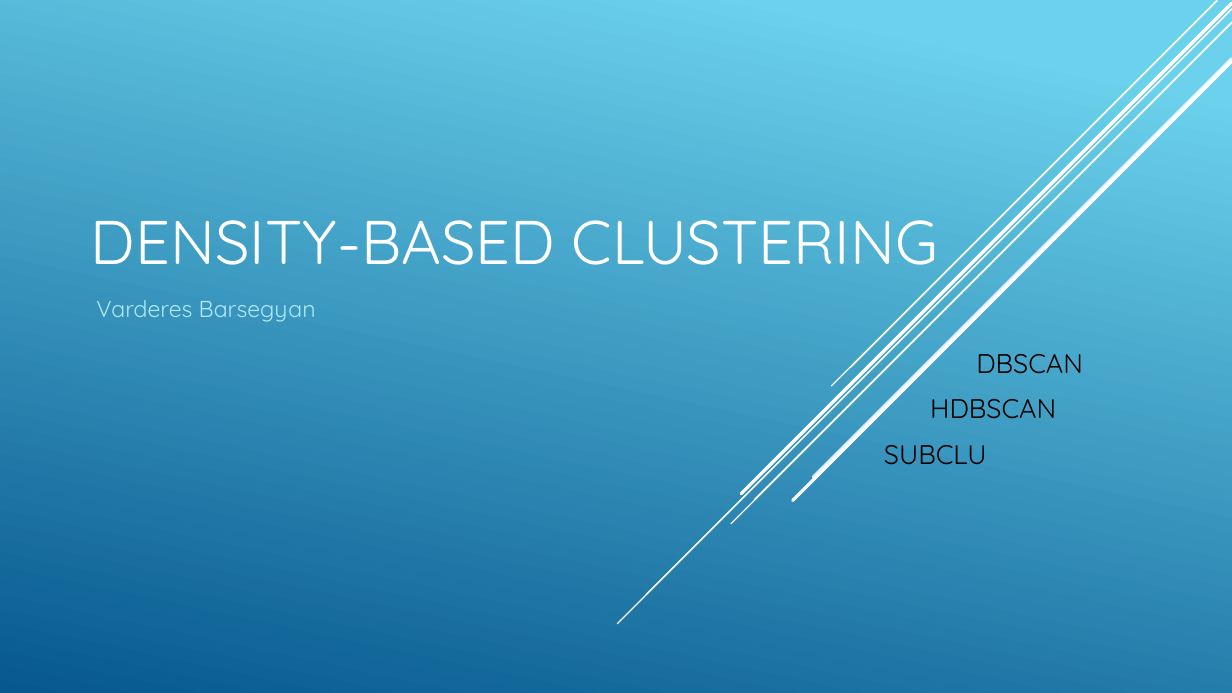
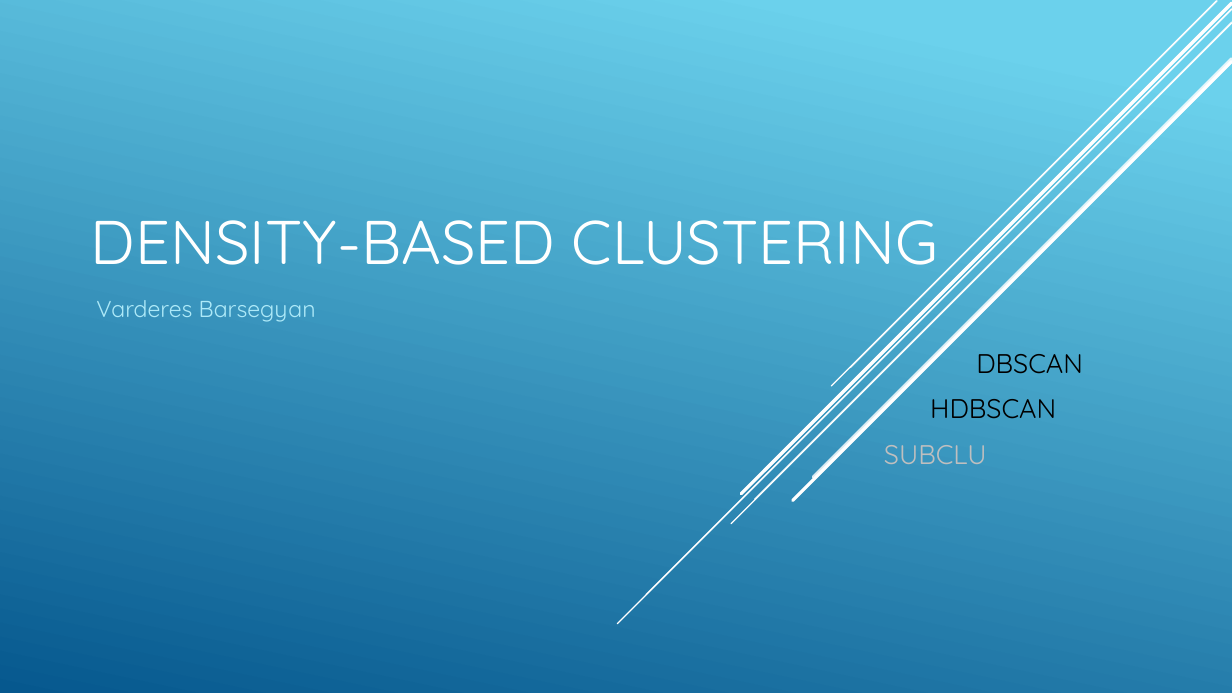
Before and after one commit to Vardominator/SorinLab, a slide deck: slide 1 of Talks/6_28_17/DensityBasedClustering.pptx. Drawn at 1232x693 pixels with LibreOffice and Linux fonts; fonts in the diff are those of the drawing. Boxes give left, top, right and bottom in pixels: in the first picture for what was removed or moved away, otherwise in the second. Text is boxed around its words. In the diff, an @@ line names an element or a change of style, - is before the commit and + after.

```diff
--- a/Talks/6_28_17/DensityBasedClustering.pptx
+++ b/Talks/6_28_17/DensityBasedClustering.pptx
@@ subtitle at (x1=884, y1=445, x2=987, y2=464): text colour #000000 to #BFBFBF in "SUBCLU" @@
```
Also in this commit, not shown: 9 other slides changed, 3 slides added, 5 other files.
